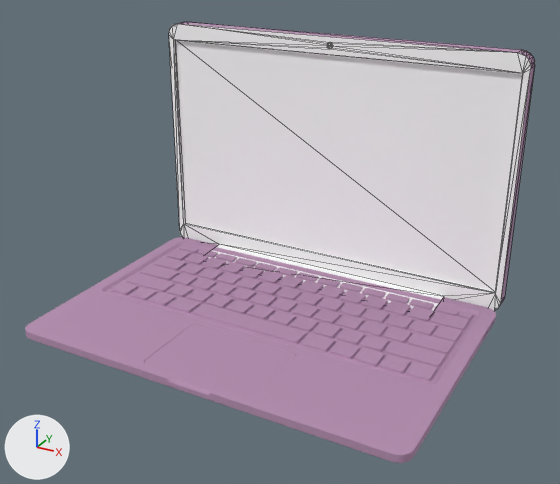
What one commit did to the glTF model public/models/laptop.glb.
Both versions are drawn from a 50 mm camera at (25.9, -44.3, 30.0) aimed at (1.3, 0.6, 7.6). Every picture has the same lights, and +X, +Y and +Z are marked at lower left. Mesh edges are drawn as thin lines on the coarser meshes. Where no turn or scale is listed for an object, it has been applied to the vertices. Vertices at the same position are counted once.

Names of what the first picture shows: 'Frame_ComputerFrame_0', 'Screen_ComputerScreen_0'.
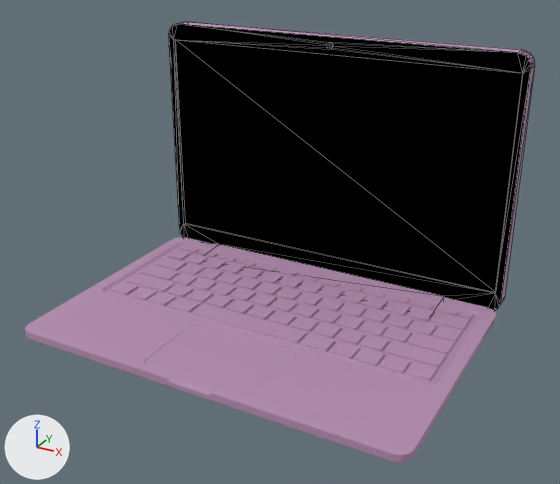
The change in detail:
Material 'Material.001' (mat_material_001) changes colour from white #ffffff to black #000000; in linear values from (1.0, 1.0, 1.0) to (0.0, 0.0, 0.0).
me_screen_computerscreen_0_001 has 81 vertices, 158 faces and spans x -15.2..15.2, y -3.0..1.7, z -0.2..19.9.
me_screen_computerscreen_0_001 is used by ob_screen_computerscreen_0; location (0.0, 10.3, 0.65).
me_screen_computerscreen_0_001 part 1: 28 faces spanning x -15.2..15.2, y -3.0..1.7, z -0.2..19.5 switch from mat_material_001 (white #ffffff) to mat_backmaterial (pink #c19bbd).

Where the change shows, as pixel boxes [x1, y1, x2, y2] in the pictures (560 x 484 px):
'Screen_ComputerScreen_0', recoloured, surface changed (white to black): [169, 22, 534, 311] in both
part 1 of me_screen_computerscreen_0_001, recoloured (white to pink): [181, 43, 499, 311] in both
